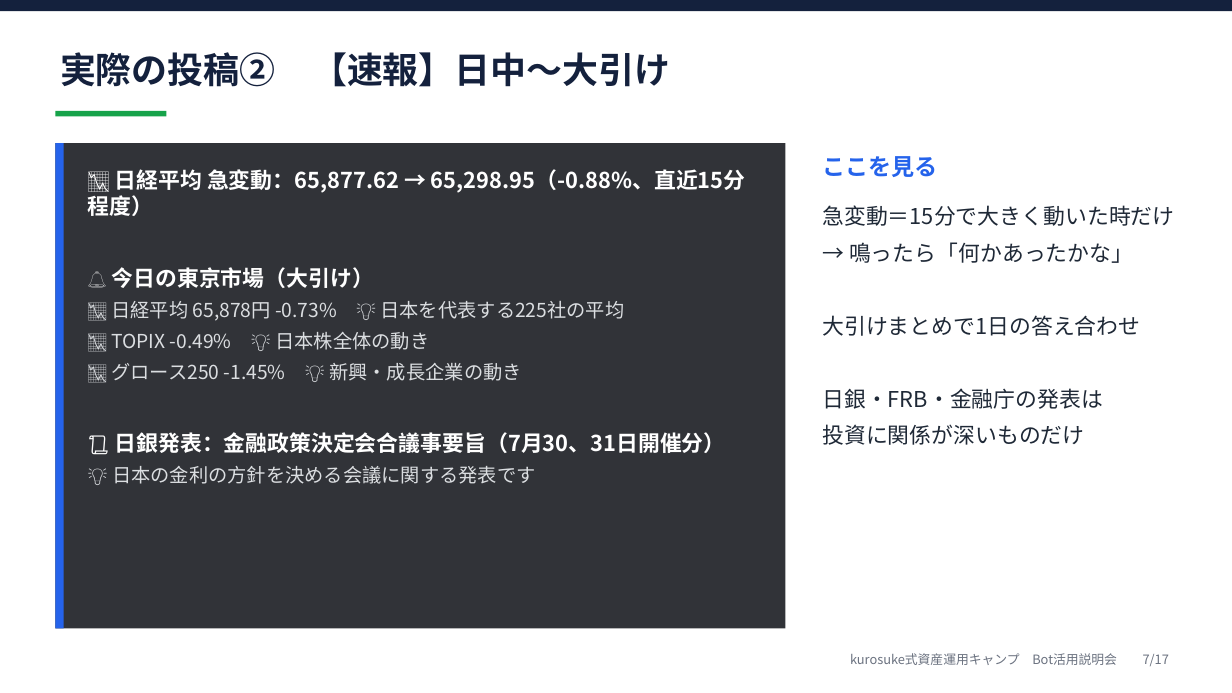
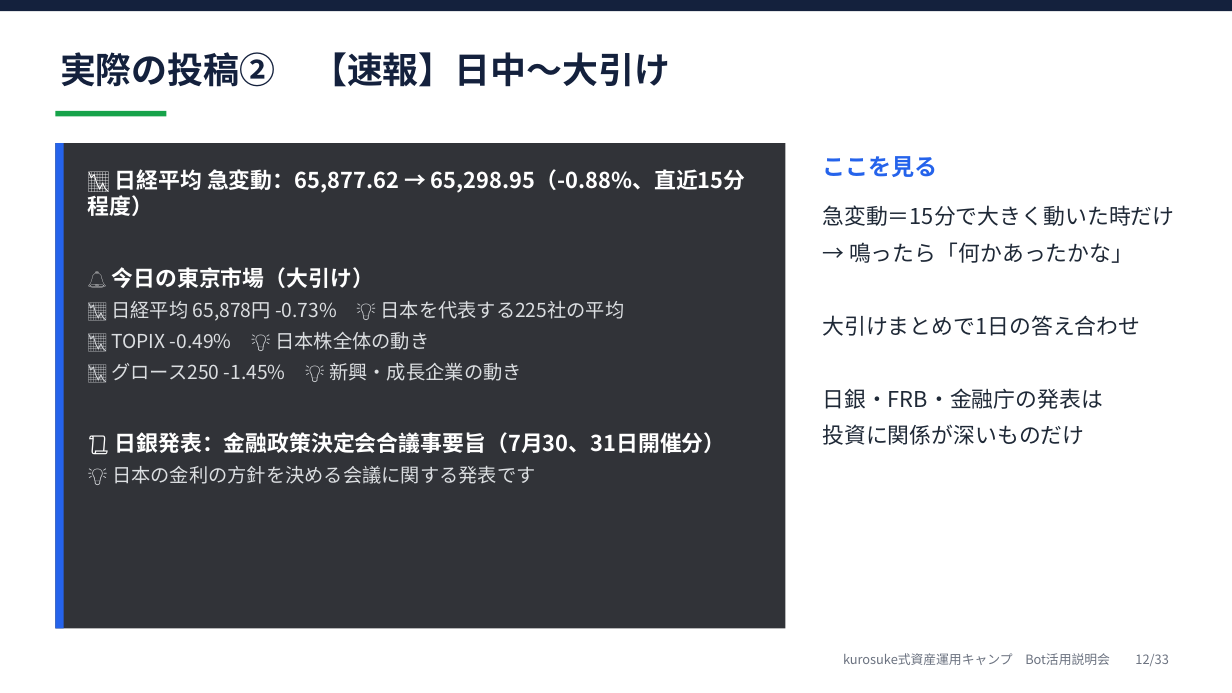
Before and after one commit to kurosuke26/Trading-Signal-Bot-Kurosuke, a slide deck: slide 12 of docs/camp_briefing/camp_briefing.pptx (slide 7 before the commit). Drawn at 1232x693 pixels with LibreOffice and Linux fonts; fonts in the diff are those of the drawing. Boxes give left, top, right and bottom in pixels: in the first picture for what was removed or moved away, otherwise in the second. Text is boxed around its words. In the diff, an @@ line names an element or a change of style, - is before the commit and + after.

```diff
--- a/docs/camp_briefing/camp_briefing.pptx
+++ b/docs/camp_briefing/camp_briefing.pptx
@@ text at (843, 653, 1168, 666): text changed @@
-kurosuke式資産運用キャンプ Bot活用説明会 7/17
+kurosuke式資産運用キャンプ Bot活用説明会 12/33
```
Also in this commit, not shown: 15 other slides changed, 16 slides added, 2 other files.
